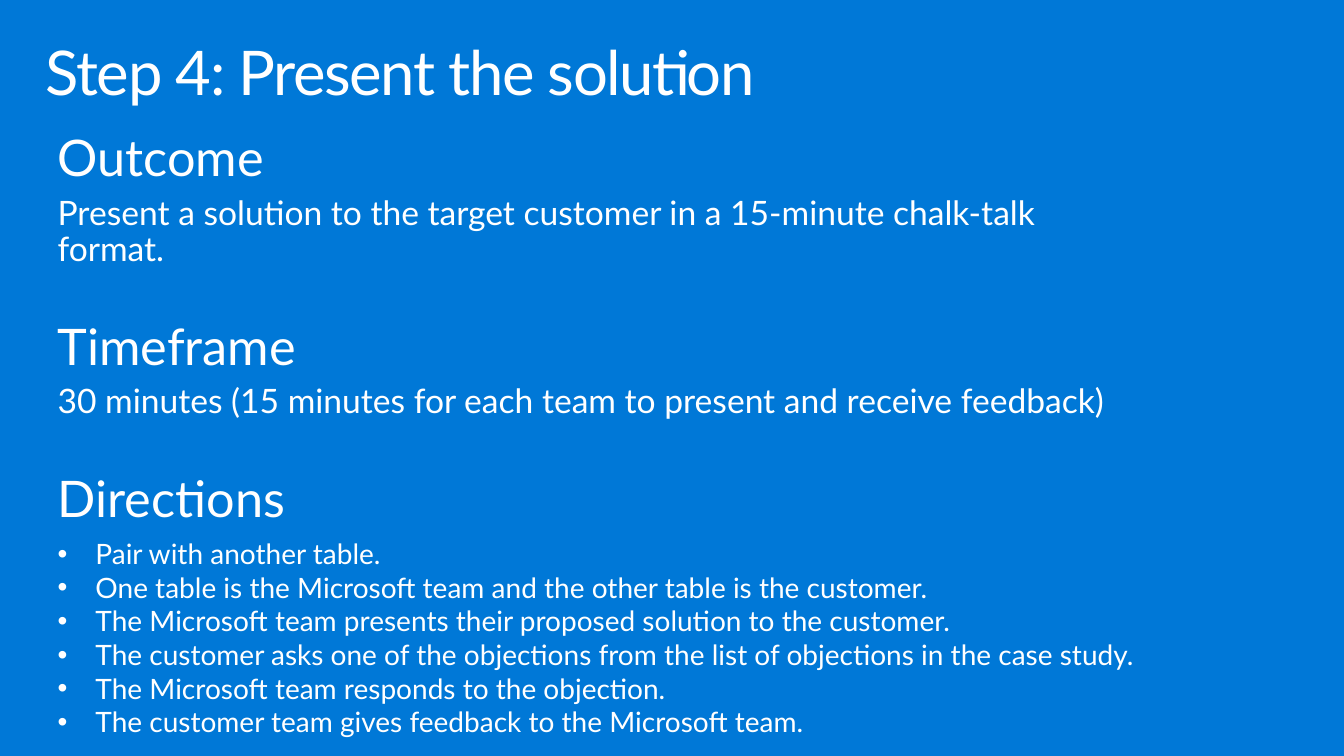
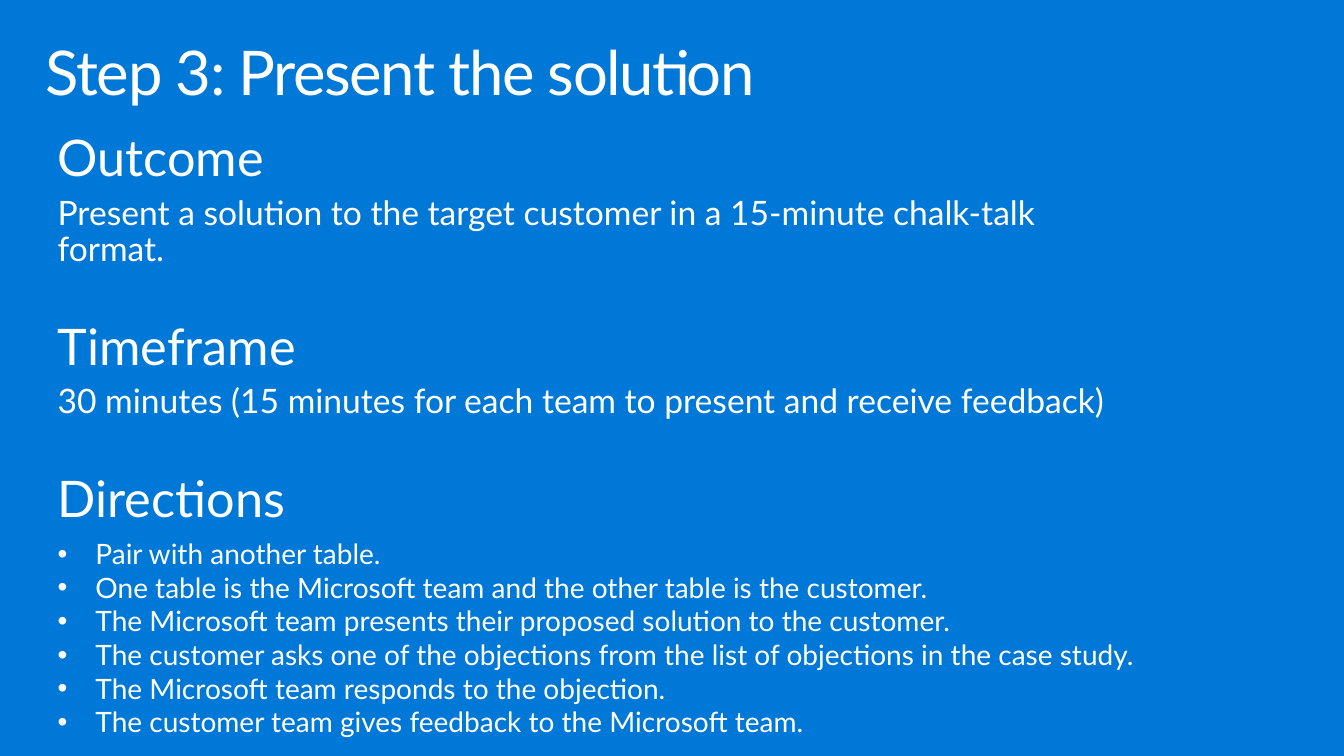
Before and after one commit to thinhnotes/MCW-Line-of-business-application-migration, a slide deck: slide 15 of Whiteboard design session/WDS trainer presentation - Line-of-business application migration.pptx (slide 16 before the commit). Drawn at 1344x756 pixels with LibreOffice and Linux fonts; fonts in the diff are those of the drawing. Boxes give left, top, right and bottom in pixels: in the first picture for what was removed or moved away, otherwise in the second. Text is boxed around its words. In the diff, an @@ line names an element or a change of style, - is before the commit and + after.

```diff
--- a/Whiteboard design session/WDS trainer presentation - Line-of-business application migration.pptx
+++ b/Whiteboard design session/WDS trainer presentation - Line-of-business application migration.pptx
@@ title at [46, 49, 755, 106]: text changed @@
-Step 4: Present the solution
+Step 3: Present the solution
```
Also in this commit, not shown: 2 other slides changed, 1 slide removed, 1 other file.
